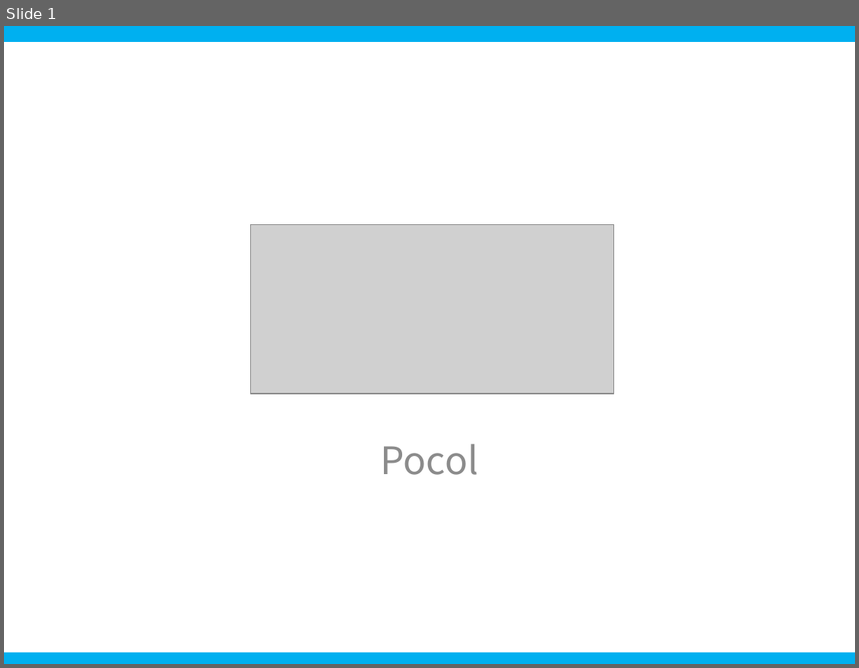
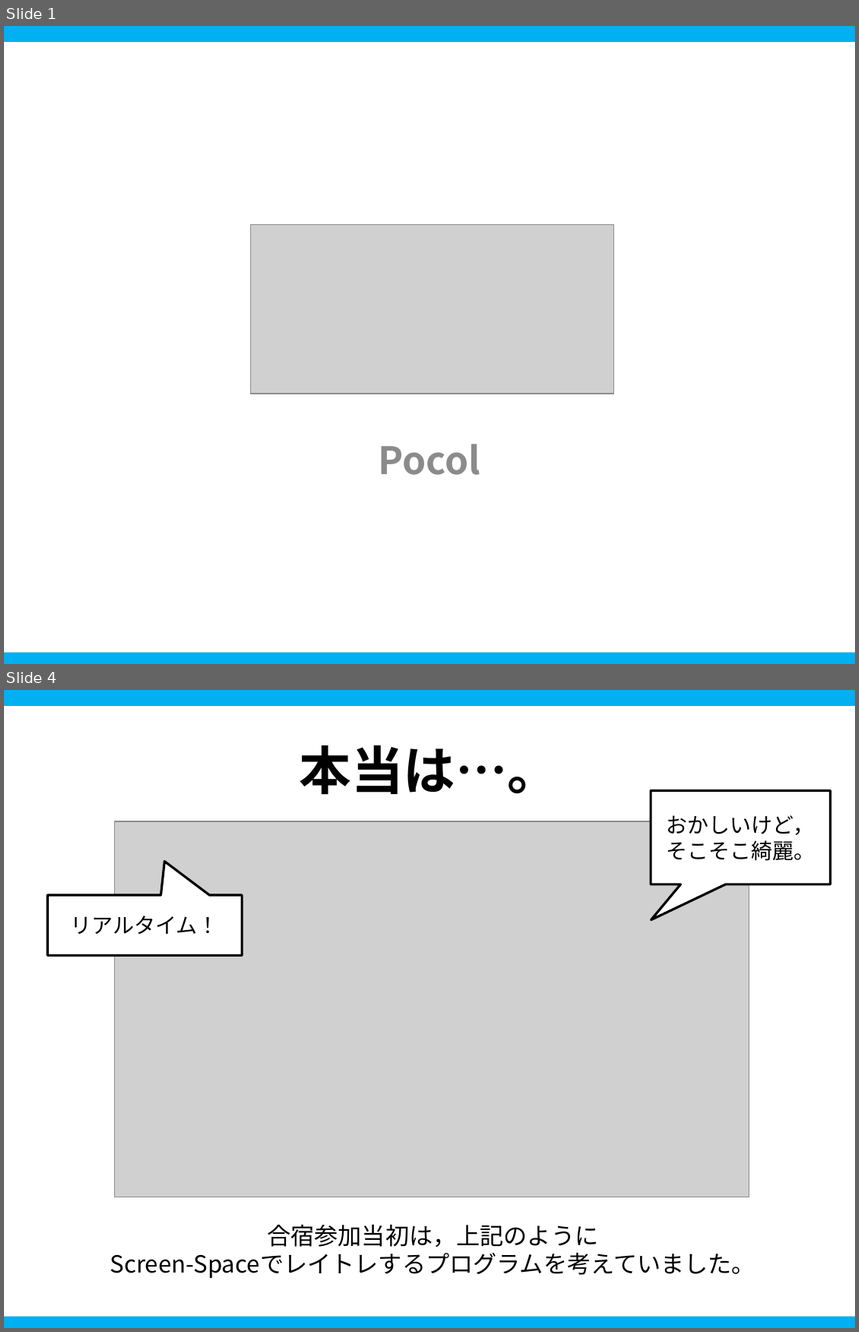
Before and after one commit to ProjectAsura/Salty, a slide deck: etc/salty.pptx. Shown one above the other, each under a label of ours: slide 1 before the commit, slides 1 and 4 after it; the slides between them are not shown. The pictures are 859x668 and 859x1332 pixels, drawn with LibreOffice and Linux fonts; fonts in the diff are those of the drawing; grey boxes stand for pictures; background and template pictures are left out. Boxes give left, top, right and bottom in pixels: in the first picture for what was removed or moved away, otherwise in the second. Text is boxed around its words. In the diff, an @@ line names an element or a change of style, - is before the commit and + after.

```diff
--- a/etc/salty.pptx
+++ b/etc/salty.pptx
@@ slide 4 added at [4, 690, 855, 1328], background #FFFFFF; not listed: 2 template elements that a slide beside it also shows @@
@@ title added at [300, 745, 560, 795], 44 pt, text #000000, bold @@
+本当は…。
@@ speech box added at [651, 790, 831, 884], fill #FFFFFF, outline #000000 2 pt, 18 pt, text #000000 @@
+おかしいけど，
+そこそこ綺麗。
@@ picture added at [115, 822, 749, 1198] @@
@@ speech box added at [47, 895, 241, 955], fill #FFFFFF, outline #000000 2 pt, 18 pt, text #000000 @@
+リアルタイム！
@@ text added at [110, 1225, 756, 1278], 20 pt, text #000000 @@
+合宿参加当初は，上記のように
+Screen-Spaceでレイトレするプログラムを考えていました。
@@ slide 1 changed as well @@
@@ subtitle "Pocol" at [379, 444, 481, 475]: bold on @@
```
Also in this commit, not shown: 20 other slides added, 8 other files.
